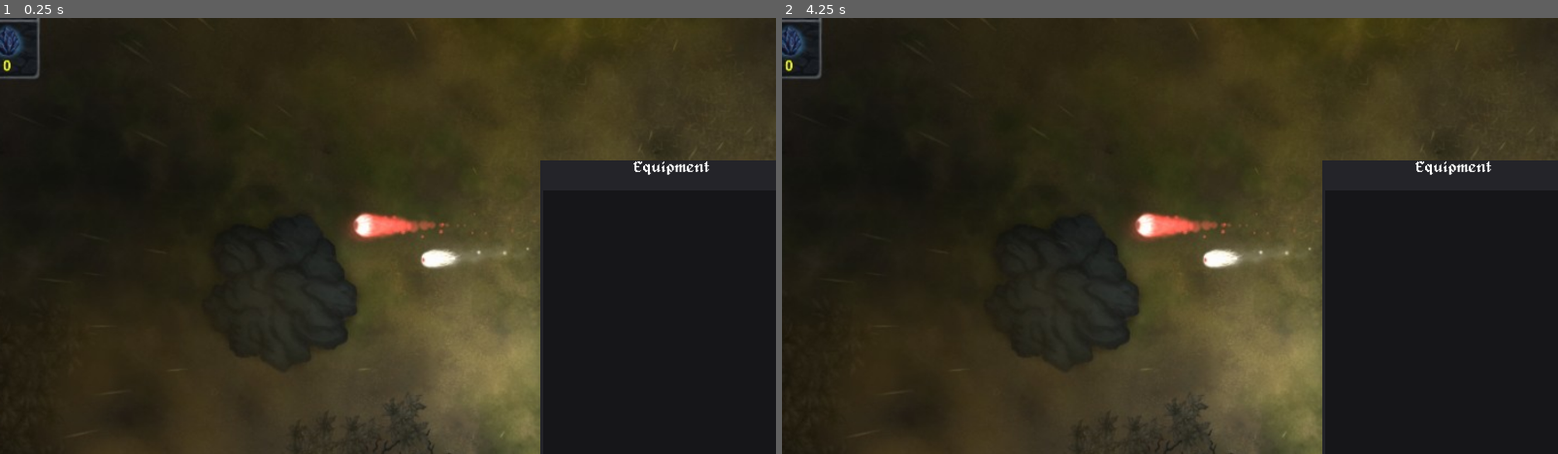
Above: before the commit, frames 1-2 (left to right).
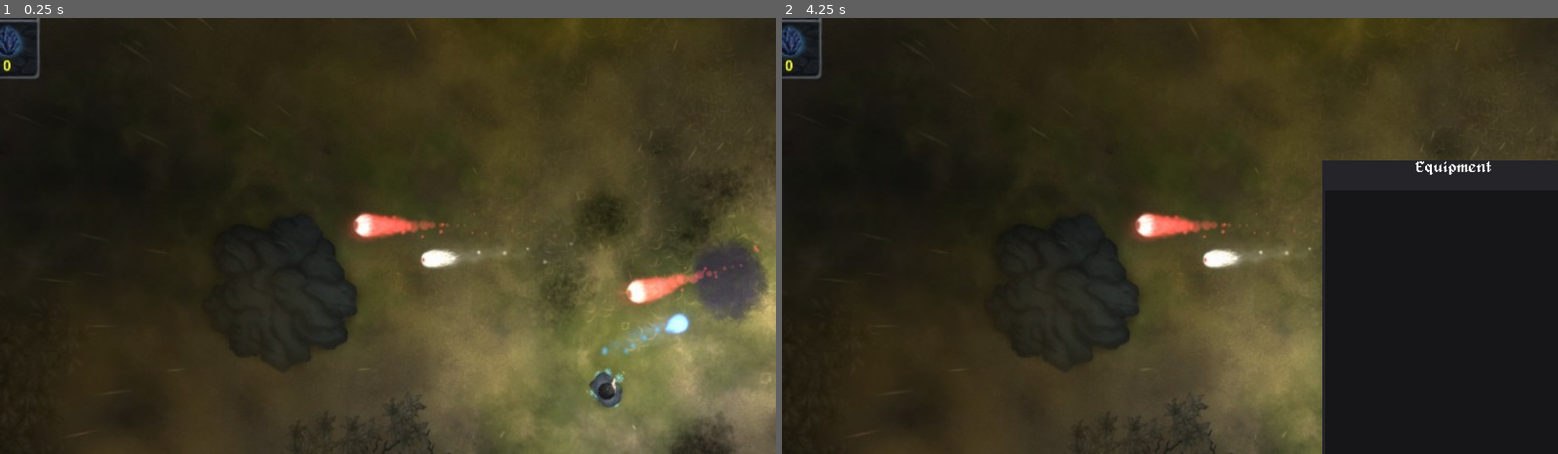
Above: after the commit, the same moments.

Repository: mikeask/Projeto-HandsOn-Facamp
Game: Godot game, scene res://ScenesTest/Inventory/Game.tscn
The game is run twice, just before and just after one commit, with the same random seed, the same clock (stepped at 60 frames per second) and the same inputs. The project has no main scene, so this scene is started directly.
Inputs (mouse positions are in pixels of both pictures, inside the frame that each line leads up to):
- Up to frame 1 (0.25 s): no input
- Up to frame 2 (4.25 s): tap Enter at 0.5, 2, 3.5 s; move the mouse to (1340, 214) at 0.52 s; hold D (direita) 0.53-1.28 s; click (1340, 214) at 0.67 s; tap Space at 1.25, 2.75 s; move the mouse to (1014, 257) at 1.27 s; hold S (baixo) 1.28-2.03 s; move the mouse to (1247, 140) at 2.02 s; hold D (direita) 2.03-2.78 s; move the mouse to (1131, 323) at 2.77 s; hold W (cima) 2.78-3.53 s; click (1131, 323) at 2.92 s; move the mouse to (1402, 301) at 3.52 s; hold A (esquerda) from 3.53 s (still down); tap I (inventory, bound only after the commit) at 4.15 s

The runs differ from the first frame. In frame 1, 20% of the frame differs, in the area x 69-100%, y 32-100%; in frame 2, nothing differs.

Commit message:
Preview Inventory (Correção)

Diff:
--- a/ScenesTest/Inventory/Inventory.tscn
+++ b/ScenesTest/Inventory/Inventory.tscn
@@ -4,9 +4,7 @@
 [ext_resource path="res://Others/WindownTitleTheme.tres" type="Theme" id=2]
 [ext_resource path="res://Sprites/Inventory/WineBottleWB.png" type="Texture" id=3]
 
-
-
-[node name="InventoryScene" type="Control" index="0"]
+[node name="InventoryScene" type="Control"]
 
 anchor_left = 0.0
 anchor_top = 0.0
@@ -22,6 +20,7 @@
 
 [node name="Inventory" type="Panel" parent="." index="0"]
 
+visible = false
 show_behind_parent = true
 anchor_left = 1.0
 anchor_top = 0.5
--- a/Scripts/Inventory/GlobalPlayer.gd
+++ b/Scripts/Inventory/GlobalPlayer.gd
@@ -12,7 +12,9 @@
 	if playerData == null:
 		var dict = {"inventory":{}}
 		for slot in range (0, inventoryMaxSlots):
-			dict["inventory"][String(slot)] = {"id": "0", "amount": 0}
+			if slot==1: dict["inventory"][String(slot)] = {"id": "1", "amount": 1}
+			elif slot==2: dict["inventory"][String(slot)] = {"id": "2", "amount": 10}
+			else: dict["inventory"][String(slot)] = {"id": "0", "amount": 0}
 		GlobalDataParser.writeData(urlPlayerData, dict)
 		inventory = dict["inventory"]
 	else:
--- a/project.godot
+++ b/project.godot
@@ -35,6 +35,10 @@
  ]
 esquerda=[ Object(InputEventKey,"resource_local_to_scene":false,"resource_name":"","device":0,"alt":false,"shift":false,"control":false,"meta":false,"command":false,"pressed":false,"scancode":65,"unicode":0,"echo":false,"script":null)
  ]
+inventory=[ Object(InputEventKey,"resource_local_to_scene":false,"resource_name":"","device":0,"alt":false,"shift":false,"control":false,"meta":false,"command":false,"pressed":false,"scancode":73,"unicode":0,"echo":false,"script":null)
+, Object(InputEventKey,"resource_local_to_scene":false,"resource_name":"","device":0,"alt":false,"shift":false,"control":false,"meta":false,"command":false,"pressed":false,"scancode":16777218,"unicode":0,"echo":false,"script":null)
+, Object(InputEventKey,"resource_local_to_scene":false,"resource_name":"","device":0,"alt":false,"shift":false,"control":false,"meta":false,"command":false,"pressed":false,"scancode":66,"unicode":0,"echo":false,"script":null)
+ ]
 
 [rendering]
 
